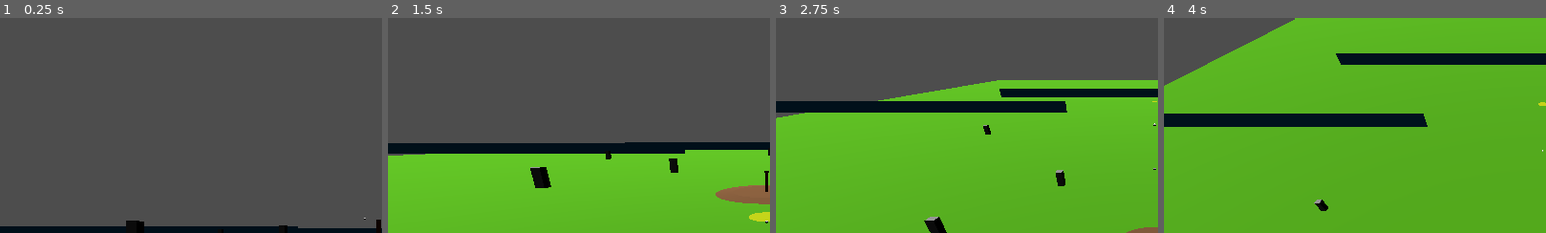
Above: before the commit, frames 1-4 (left to right).
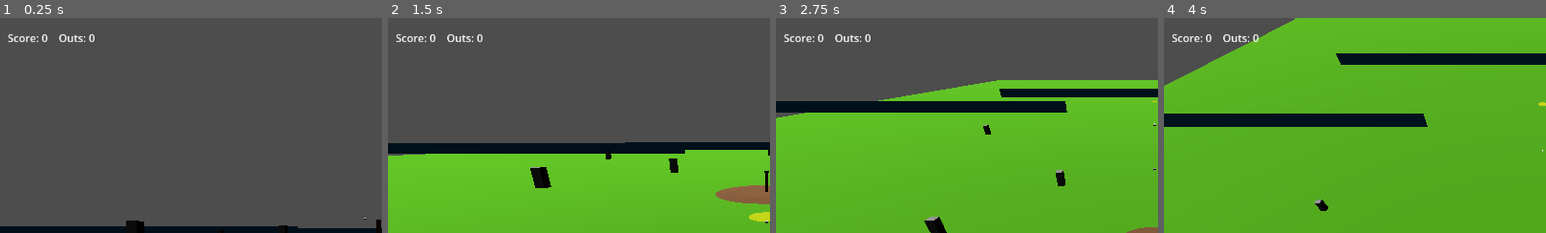
Above: after the commit, the same moments.

Repository: faintdeception/BaseballRivals_GD
Game: Godot game, scene res://gameplay/gameplay.tscn
Two runs of this game, one before a commit and one after it. Both use one fixed random seed, a clock stepped at 60 frames per second and the inputs below.
Inputs (mouse positions are % of the whole screen's width and height, from its top left):
- Up to frame 1 (0.25 s): no input
- Up to frame 2 (1.5 s): tap Enter at 0.5 s; move the mouse to (72, 45) at 0.52 s; hold D 0.53-1.25 s; tap 1 at 0.6 s; click (72, 45) at 0.67 s; tap Space at 0.77 s; drag from (30, 55) to (45, 70) at 1.27 s
- Up to frame 3 (2.75 s): move the mouse to (60, 28) at 2.02 s; hold D from 2.03 s (still down); tap 3 at 2.1 s
- Up to frame 4 (4 s): release D at 2.75 s; drag from (45, 70) to (20, 35) at 2.77 s; move the mouse to (80, 65) at 3.52 s; hold A from 3.53 s (still down); tap Shift at 3.6 s; tap Space at 3.77 s
The pictures show only the part of the screen within x 0-50%, y 0-50%; the shares and areas given below are measured in that part.

The runs differ from the first frame. In frame 1, 0.3% of the frame differs, in the area x 2-25%, y 7-12%; in frame 2, 0.3%; in frame 3, 0.3%; in frame 4, 0.4%.

Commit message:
Add score HUD and outs tracking functionality for gameplay

Diff:
--- a/autoloads/game_state.gd
+++ b/autoloads/game_state.gd
@@ -4,6 +4,7 @@
 signal strikeout
 signal play_state_changed(new_state)
 signal bases_changed
+signal outs_changed(new_outs: int)
 
 enum PlayState { IDLE, LIVE, DEAD }
 
@@ -66,6 +67,7 @@
 func _on_ball_caught(_fielder: Node3D, _ball: RigidBody3D) -> void:
 	outs += 1
 	print("Out ", outs)
+	outs_changed.emit(outs)
 	_set_play_state(PlayState.DEAD)
 
 
--- a/gameplay/gameplay.tscn
+++ b/gameplay/gameplay.tscn
@@ -12,6 +12,7 @@
 [ext_resource type="PackedScene" path="res://gameplay/actors/batter.tscn" id="10_batter"]
 [ext_resource type="PackedScene" path="res://gameplay/actors/runner.tscn" id="11_runner"]
 [ext_resource type="Script" path="res://gameplay/directors/base_manager.gd" id="12_basemanager"]
+[ext_resource type="PackedScene" path="res://gameplay/ui/score_hud.tscn" id="13_scorehud"]
 
 [sub_resource type="StandardMaterial3D" id="StandardMaterial3D_aunk2"]
 albedo_color = Color(0.301783, 0.651574, 0, 1)
@@ -226,6 +227,8 @@
 
 [node name="UI" type="CanvasLayer" parent="."]
 
+[node name="ScoreHud" parent="UI" instance=ExtResource("13_scorehud")]
+
 [node name="LandingIndicator" parent="." node_paths=PackedStringArray("baseball", "fielding_cam") instance=ExtResource("9_landind")]
 baseball = NodePath("../Actors/Baseball")
 fielding_cam = NodePath("../Cameras/FieldingCam")
--- /dev/null
+++ b/gameplay/ui/score_hud.gd
@@ -0,0 +1,21 @@
+extends CanvasLayer
+
+@onready var outs_label: Label = $HBoxContainer/OutsLabel if has_node("HBoxContainer/OutsLabel") else $OutsLabel
+@onready var score_label: Label = $HBoxContainer/ScoreLabel if has_node("HBoxContainer/ScoreLabel") else $ScoreLabel
+
+
+func _ready() -> void:
+	GameState.bases_changed.connect(_refresh)
+	GameState.outs_changed.connect(_on_outs_changed)
+	_refresh()
+
+
+func _on_outs_changed(_new_outs: int) -> void:
+	_refresh()
+
+
+func _refresh() -> void:
+	if outs_label:
+		outs_label.text = "Outs: %d" % GameState.outs
+	if score_label:
+		score_label.text = "Score: %d" % GameState.score
--- /dev/null
+++ b/gameplay/ui/score_hud.tscn
@@ -0,0 +1,21 @@
+[gd_scene load_steps=2 format=3]
+
+[ext_resource type="Script" path="res://gameplay/ui/score_hud.gd" id="1_hud"]
+
+[node name="ScoreHud" type="CanvasLayer"]
+script = ExtResource("1_hud")
+
+[node name="HBoxContainer" type="HBoxContainer" parent="."]
+offset_left = 16.0
+offset_top = 16.0
+offset_right = 200.0
+offset_bottom = 42.0
+theme_override_constants/separation = 16
+
+[node name="ScoreLabel" type="Label" parent="HBoxContainer"]
+layout_mode = 2
+text = "Score: 0"
+
+[node name="OutsLabel" type="Label" parent="HBoxContainer"]
+layout_mode = 2
+text = "Outs: 0"
Not shown: 1 places in gameplay/gameplay.tscn that only renumber resources
